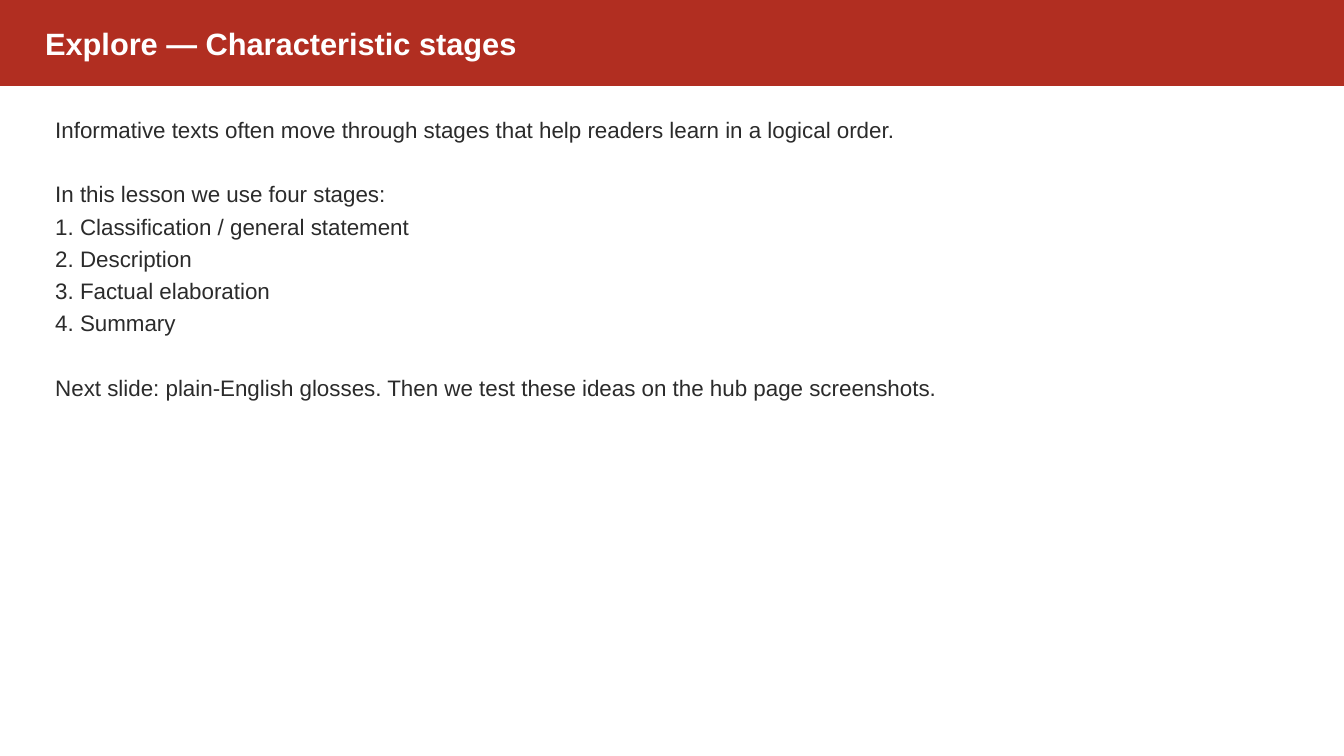
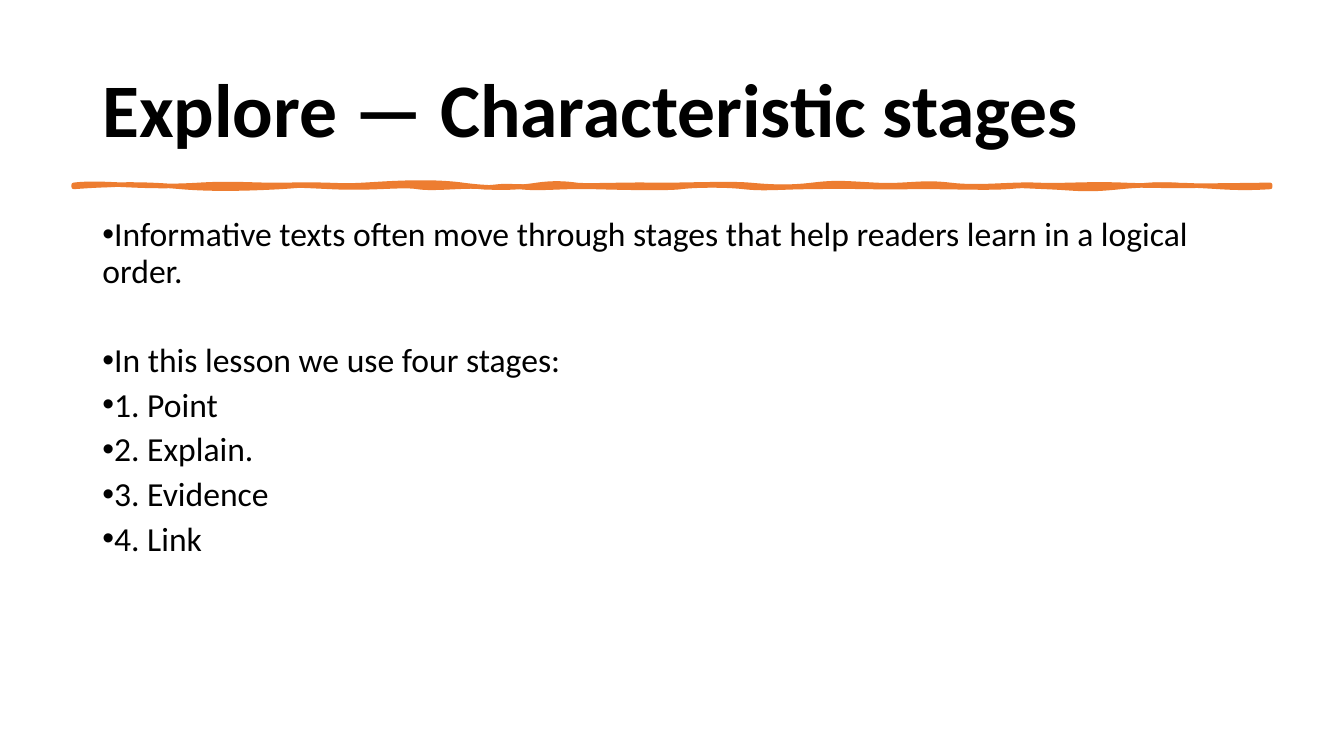
Before and after one commit to dsuth10/Joshua, a slide deck: slide 4 of Units/English/English_Unit_2/Lesson_Plans/Lesson_02_Slides.pptx. Drawn at 1344x756 pixels with LibreOffice and Linux fonts; fonts in the diff are those of the drawing. Boxes give left, top, right and bottom in pixels: in the first picture for what was removed or moved away, otherwise in the second. Text is boxed around its words. In the diff, an @@ line names an element or a change of style, - is before the commit and + after.

```diff
--- a/Units/English/English_Unit_2/Lesson_Plans/Lesson_02_Slides.pptx
+++ b/Units/English/English_Unit_2/Lesson_Plans/Lesson_02_Slides.pptx
@@ rectangle removed at [0,0,1344,86] @@
@@ text "Explore — Characteristic stages": place and size @@
-text "Explore — Characteristic stages" at [45,32,516,60]
+text "Explore — Characteristic stages" at [102,84,1078,150]
@@ text "Explore — Characteristic stages" at [102,84,1078,150]: size 22 to 54 pt, font Arial to Calibri, text colour #FFFFFF to #000000; line spacing 1 to 0.9; more space between paragraphs @@
@@ freeform shape added at [74,185,1270,187], fill #ED7D31, outline #ED7D31 3.25 pt @@
@@ text "Informative texts often move through ...": place and size @@
-text "Informative texts often move through ..." at [55,121,936,401]
+text "Informative texts often move through ..." at [102,222,1188,552]
@@ text at [102,222,1188,378]: size 16 to 24 pt, font Arial to Calibri, text colour #2B2B2B to #000000 in "Informative texts often move through stages that ...", "In this lesson we use four stages:"; bullet none to •; line spacing 1.2 to 0.9; more space between paragraphs @@
@@ text at [114,394,268,552]: text changed; size 16 to 24 pt; font Arial to Calibri; text colour #2B2B2B to #000000 @@
-1. Classification / general statement
-2. Description
-3. Factual elaboration
-4. Summary
-Next slide: plain-English glosses. Then we test these ideas on the hub page screenshots.
+• 1. Point
+• 2. Explain.
+• 3. Evidence
+• 4. Link
```
Also in this commit, not shown: 16 other slides changed, 1 other file.
